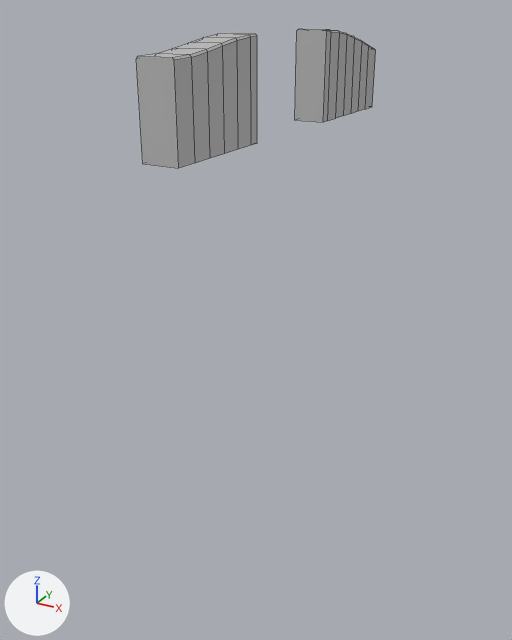
Two versions of the FBX model BumpyRoad/Assets/Models/Road_5_Jump_long_gap.fbx, one commit apart.
The view is the same before and after, from a 50 mm lens placed at (93.9, -128.0, 8.9), pointed at (1.4, 40.3, -75.2). Lighting does not change. The marker at lower left points along +X, +Y and +Z. Mesh edges are drawn as thin lines. Where no turn or scale is listed for an object, it has been applied to the vertices.
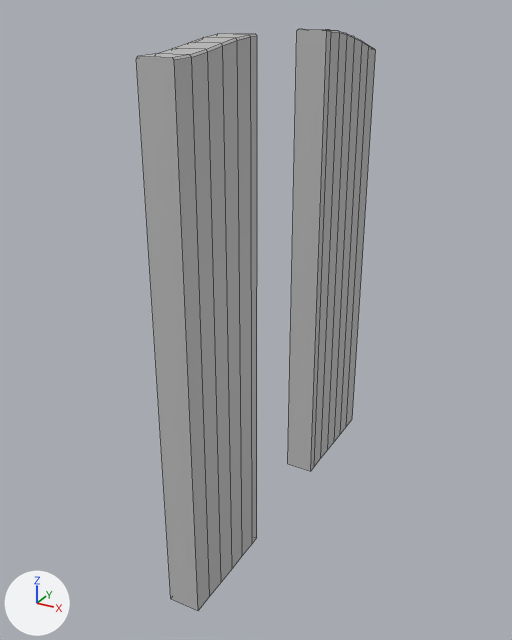
Boxes [x1, y1, x2, y2] around the edits, measured in the pictures (512 x 640 px; the box of a moved part takes in the faces that stretch with it):
'pCube12', reshaped (316% taller)
    before: [136, 29, 376, 168]
    after: [136, 29, 376, 611]
part 1 of me_mesh, moved or reshaped
    before: [295, 29, 376, 122]
    after: [288, 29, 376, 471]
part 2 of me_mesh, moved or reshaped
    before: [141, 90, 257, 168]
    after: [141, 90, 257, 611]

The edits, one by one:
me_mesh has 90 vertices, 69 faces and spans x -9.0..0.0, y 0.0..111.4, z -20.6..3.8.
me_mesh is used by ob_pcube12; location (10.7, -9.2, -0.1).
me_mesh part 1: all 16 vertices in x -9.0..0.0, y 72.1..111.4, z -20.6 are moved by (0.0, 0.0, -119.2).
me_mesh part 2: all 14 vertices in x -9.0..0.0, y 0.0..33.0, z -20.6 are moved by (0.0, 0.0, -119.2).
